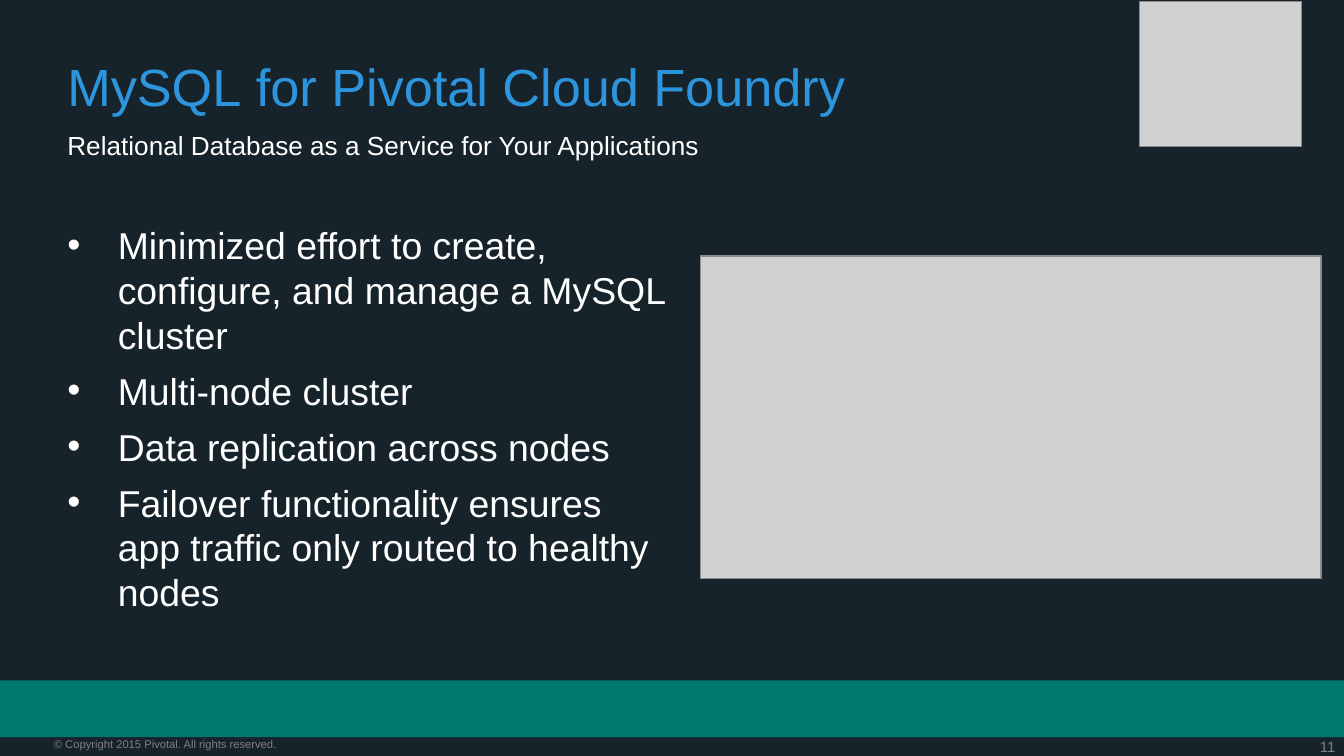
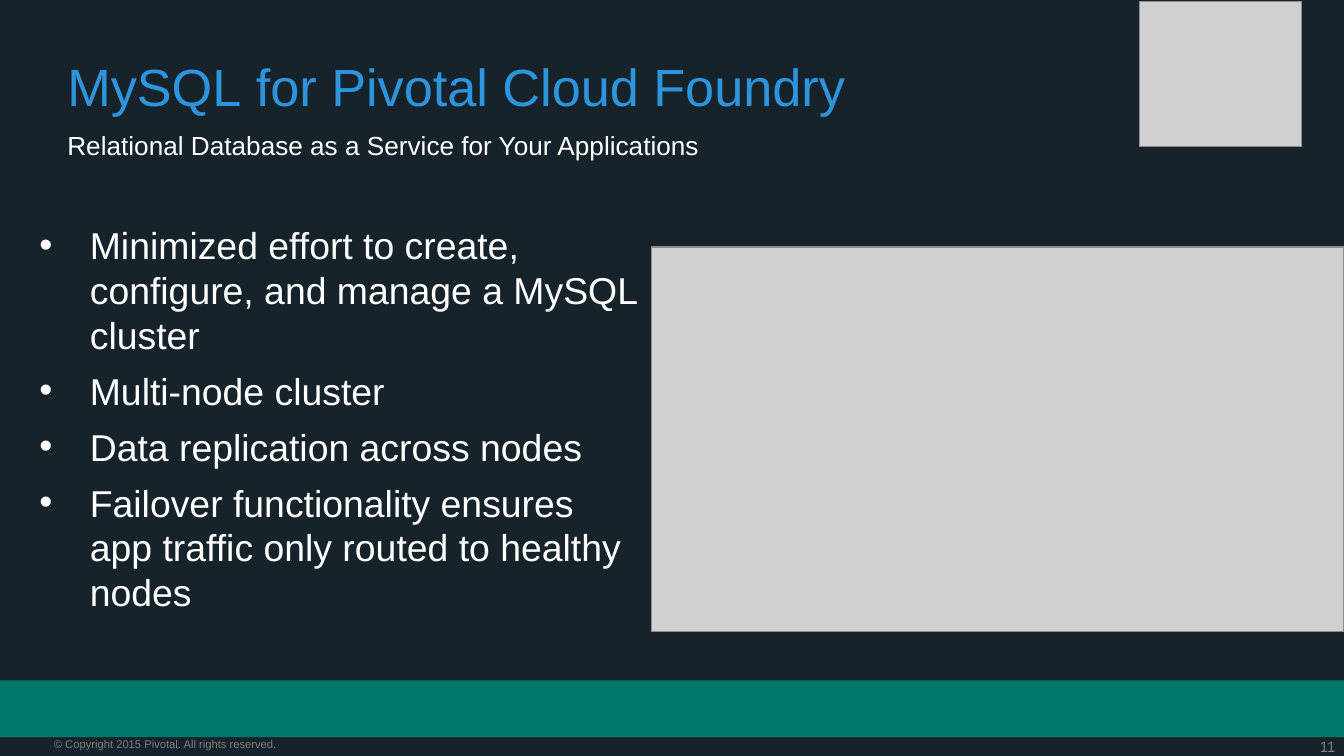
Before and after one commit to vmware-archive/PCF-Workshop-101, a slide deck: slide 11 of presentations/Session_4_Services_Overview.pptx. Drawn at 1344x756 pixels with LibreOffice and Linux fonts; fonts in the diff are those of the drawing; grey boxes stand for pictures; background and template pictures are left out. Boxes give left, top, right and bottom in pixels: in the first picture for what was removed or moved away, otherwise in the second. Text is boxed around its words. In the diff, an @@ line names an element or a change of style, - is before the commit and + after.

```diff
--- a/presentations/Session_4_Services_Overview.pptx
+++ b/presentations/Session_4_Services_Overview.pptx
@@ text "Minimized effort to create, configure, ...": place and size @@
-text "Minimized effort to create, configure, ..." at (118, 232, 666, 607)
+text "Minimized effort to create, configure, ..." at (90, 232, 638, 607)
@@ picture: place and size @@
-picture at (700, 255, 1321, 578)
+picture at (652, 247, 1344, 632)
```
Also in this commit, not shown: 7 other slides changed.
